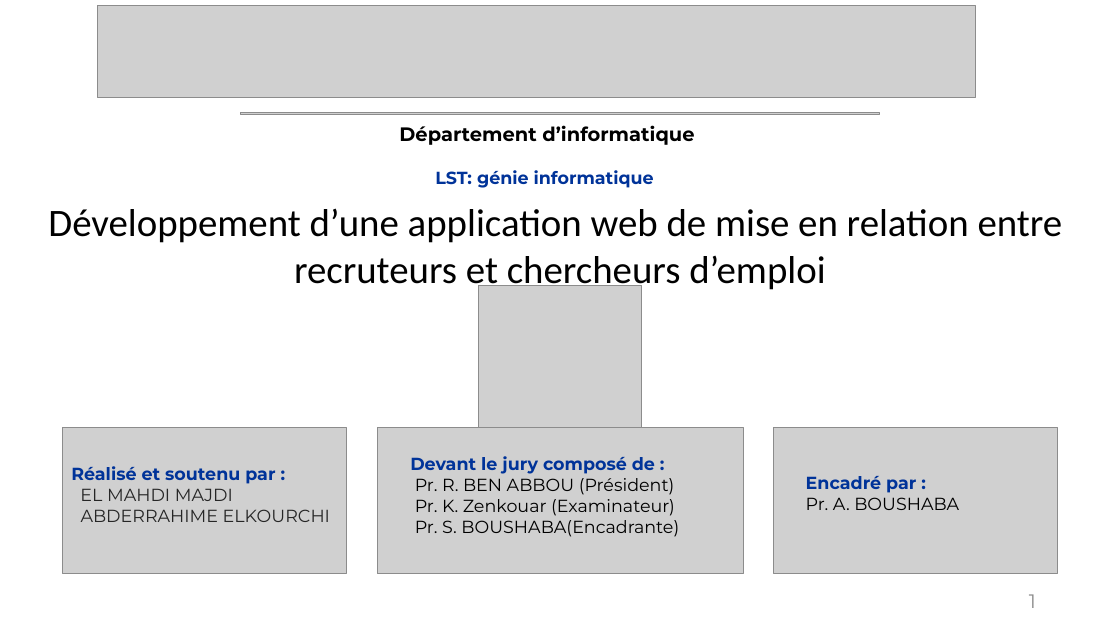
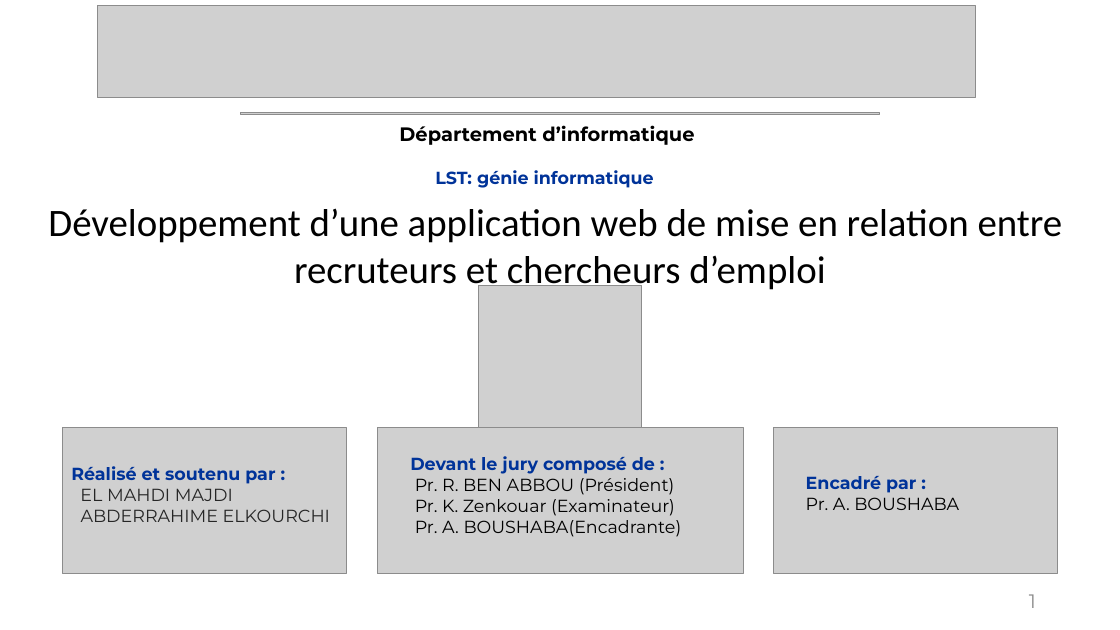
Before and after one commit to EL-MAHDI-MAJDI/JOB-SOUK-PROJECT, a slide deck: slide 1 of Rapport PFE/Presentation_final.pptx. Drawn at 1120x630 pixels with LibreOffice and Linux fonts; fonts in the diff are those of the drawing; grey boxes stand for pictures. Boxes give left, top, right and bottom in pixels: in the first picture for what was removed or moved away, otherwise in the second. Text is boxed around its words. In the diff, an @@ line names an element or a change of style, - is before the commit and + after.

```diff
--- a/Rapport PFE/Presentation_final.pptx
+++ b/Rapport PFE/Presentation_final.pptx
@@ text at <box>415,520,682,537</box>: text changed @@
-Pr. S. BOUSHABA(Encadrante)
+Pr. A. BOUSHABA(Encadrante)
```
Also in this commit, not shown: 7 other files.
